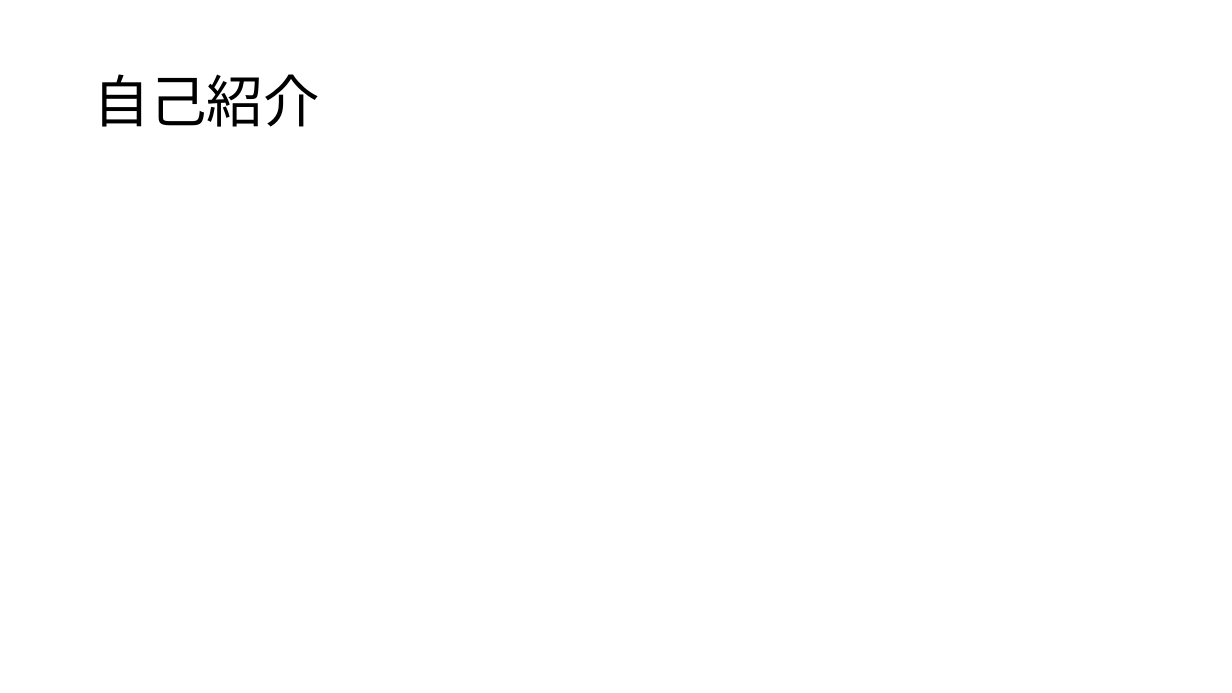
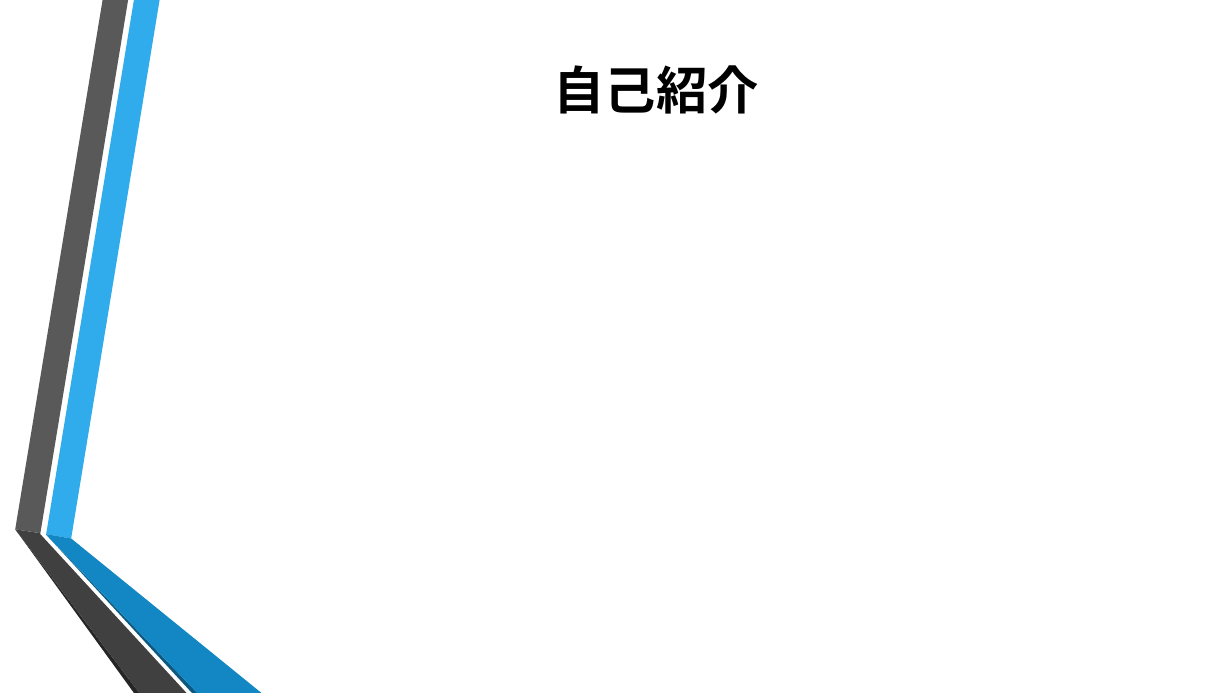
Before and after one commit to ColorSchemeSystem/1DaySummerIntern, a slide deck: slide 2 of 1day.pptx. Drawn at 1232x693 pixels with LibreOffice and Linux fonts; fonts in the diff are those of the drawing; background and template pictures are left out. Boxes give left, top, right and bottom in pixels: in the first picture for what was removed or moved away, otherwise in the second. Text is boxed around its words. In the diff, an @@ line names an element or a change of style, - is before the commit and + after.

```diff
--- a/1day.pptx
+++ b/1day.pptx
@@ title "自己紹介": place and size @@
-title "自己紹介" at (94,74,320,127)
+title "自己紹介" at (554,65,759,114)
@@ title "自己紹介" at (554,65,759,114): size 44 to 40 pt, bold on; alignment left to centre; line spacing 0.9 to 1 @@
@@ group added at (15,0,262,693): 6 freeform shapes @@
```
Also in this commit, not shown: 9 other slides changed, 10 slides added, 3 slides removed.
